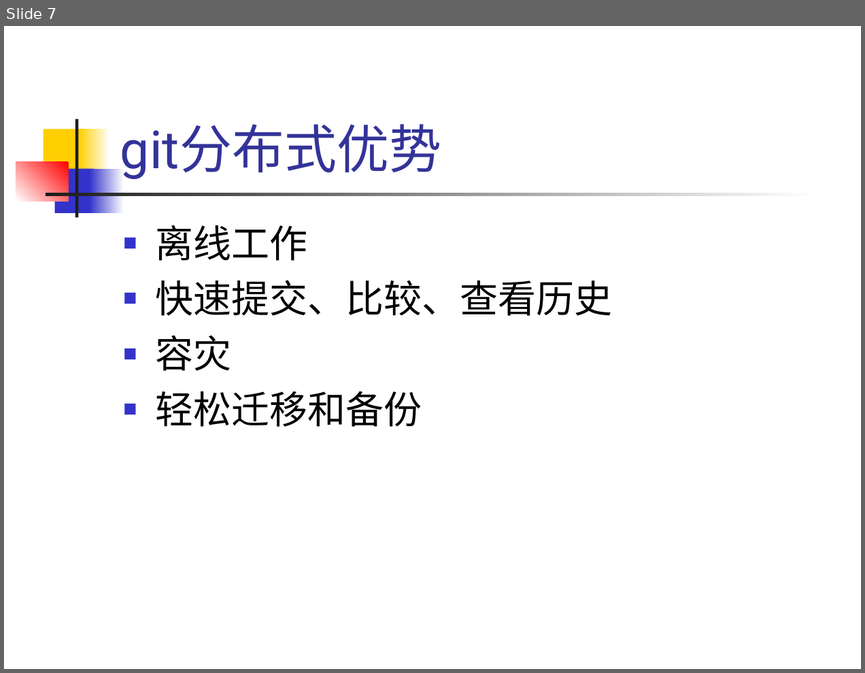
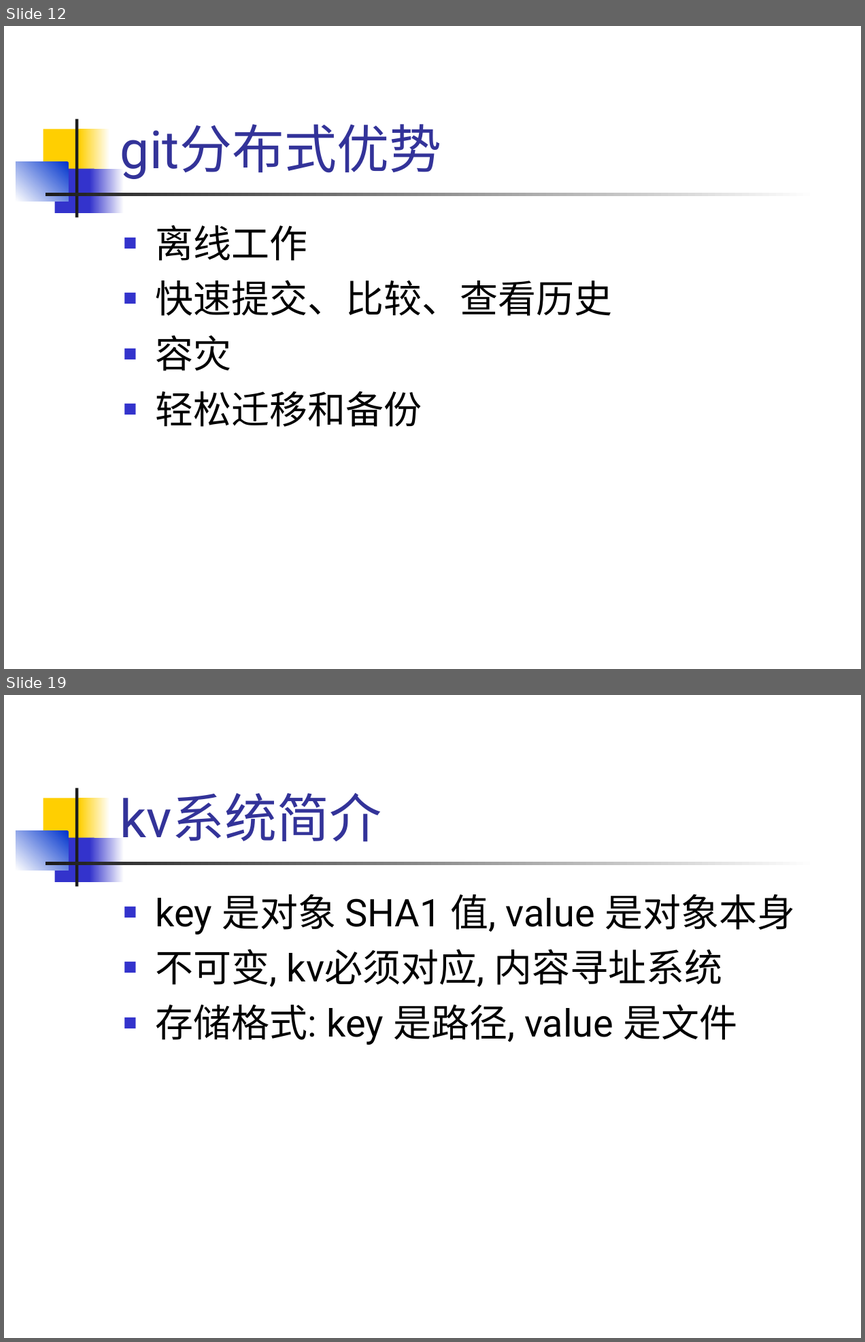
Before and after one commit to hanyong/git-inner-and-use, a slide deck: git-inner-and-use.ppt. Shown one above the other, each under a label of ours: slide 7 before the commit, slides 12 and 19 after it; the slides between them are not shown. The pictures are 865x673 and 865x1342 pixels, drawn with LibreOffice and Linux fonts; fonts in the diff are those of the drawing. Boxes give left, top, right and bottom in pixels: in the first picture for what was removed or moved away, otherwise in the second. Text is boxed around its words. In the diff, an @@ line names an element or a change of style, - is before the commit and + after.

```diff
--- a/git-inner-and-use.ppt
+++ b/git-inner-and-use.ppt
@@ slide 19 added at (x1=4, y1=695, x2=861, y2=1338), background #FFFFFF; not listed: 7 template elements that a slide beside it also shows @@
@@ title added at (x1=120, y1=793, x2=381, y2=842), 44 pt, text #333399 @@
+kv系统简介
@@ text added at (x1=156, y1=894, x2=795, y2=1045), 32 pt, text #000000 @@
+■ key 是对象 SHA1 值, value 是对象本身
+■ 不可变, kv必须对应, 内容寻址系统
+■ 存储格式: key 是路径, value 是文件
@@ what was slide 7 is now slide 12 @@
@@ slide 12 changed as well @@
@@ rectangle at (x1=16, y1=161, x2=68, y2=201): fill gradient #FF0000 to #FFFFFF to gradient #0033CC to #FFFFFF @@
```
Also in this commit, not shown: 4 other slides changed, 18 other slides added, 3 slides removed.
